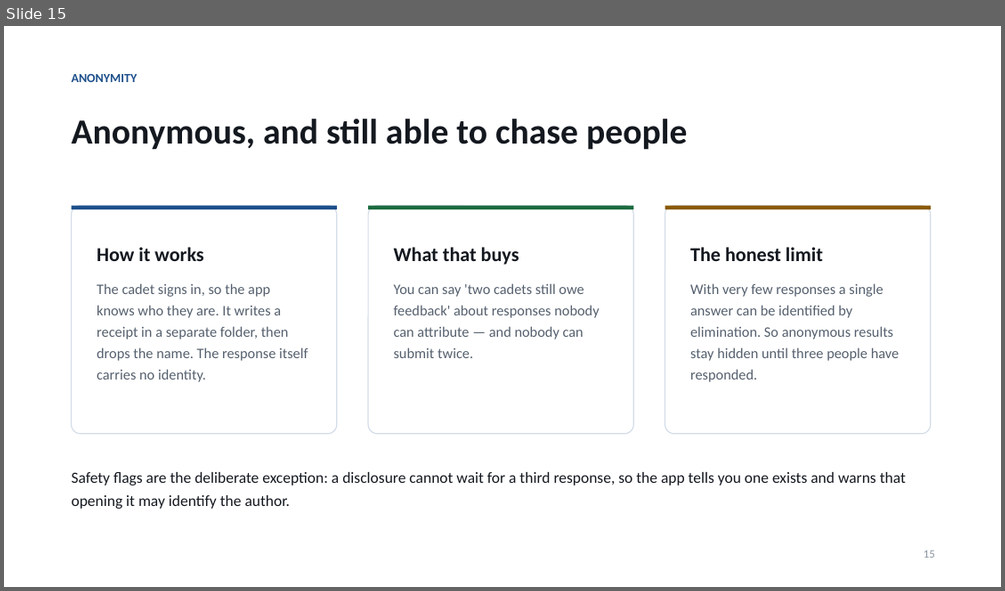
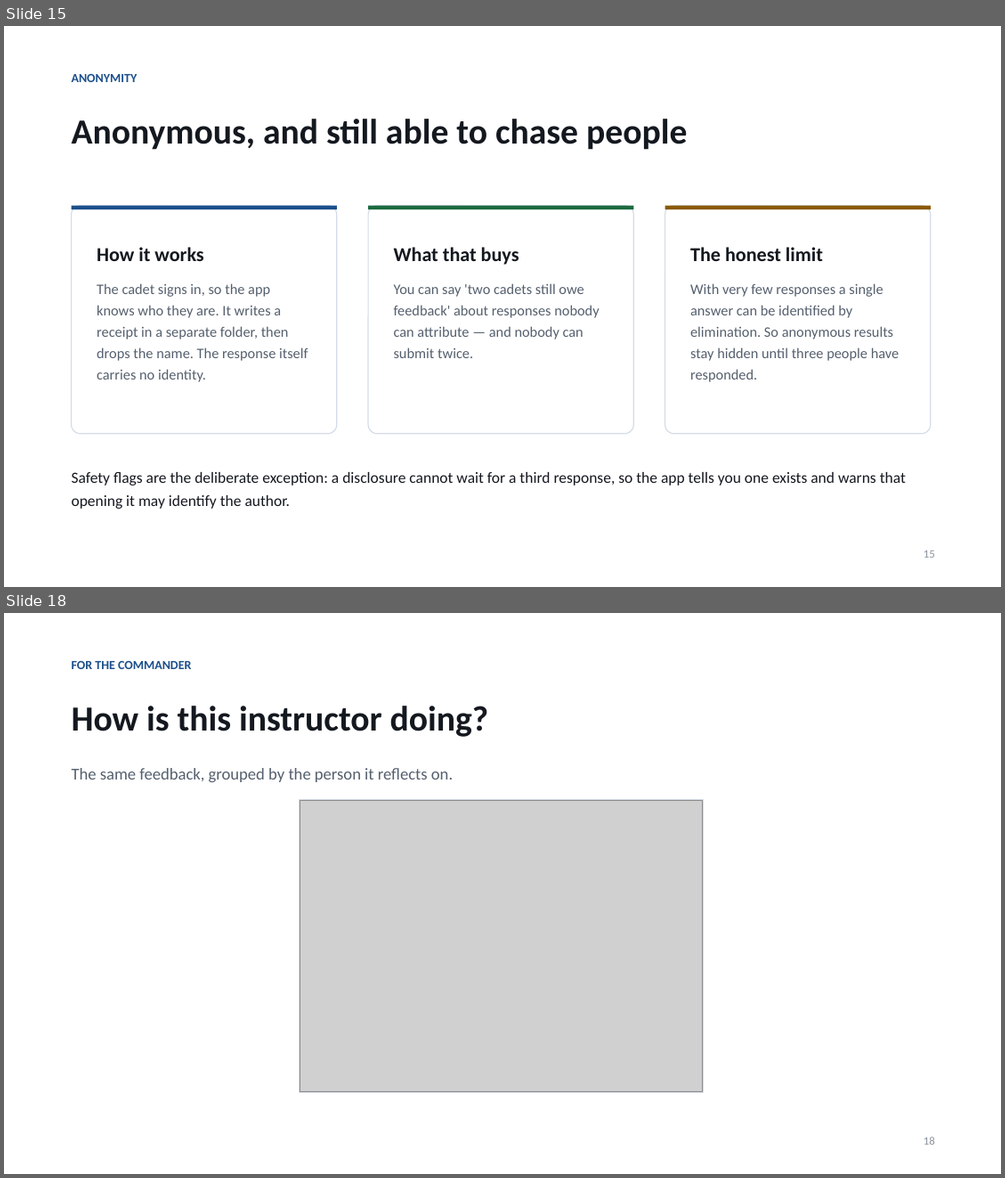
Before and after one commit to dmg-arts/my-pwa, a slide deck: docs/TOP-Feedback-Introduction.pptx. Shown one above the other, each under a label of ours: slide 15 before the commit, slides 15 and 18 after it; the slides between them are not shown. The pictures are 1005x591 and 1005x1178 pixels, drawn with LibreOffice and Linux fonts; fonts in the diff are those of the drawing; grey boxes stand for pictures. Boxes give left, top, right and bottom in pixels: in the first picture for what was removed or moved away, otherwise in the second. Text is boxed around its words. In the diff, an @@ line names an element or a change of style, - is before the commit and + after.

```diff
--- a/docs/TOP-Feedback-Introduction.pptx
+++ b/docs/TOP-Feedback-Introduction.pptx
@@ slide 18 added at [4,613,1001,1174], background #FFFFFF @@
@@ text added at [72,661,191,669], 12 pt, text #1C4F8B, bold @@
+FOR THE COMMANDER
@@ text added at [72,706,489,737], 34 pt, text #14181F, bold @@
+How is this instructor doing?
@@ text added at [72,768,453,782], 16 pt, text #55606E @@
+The same feedback, grouped by the person it reflects on.
@@ rectangle added at [299,799,703,1093], fill #FFFFFF, outline #D3DCE8 1 pt @@
@@ picture added at [300,800,702,1092] @@
@@ text added at [923,1136,935,1144], 11 pt, text #8A939F @@
+18
```
Also in this commit, not shown: 3 slides changed, 3 other slides added, 1 slide removed, 4 other files.
